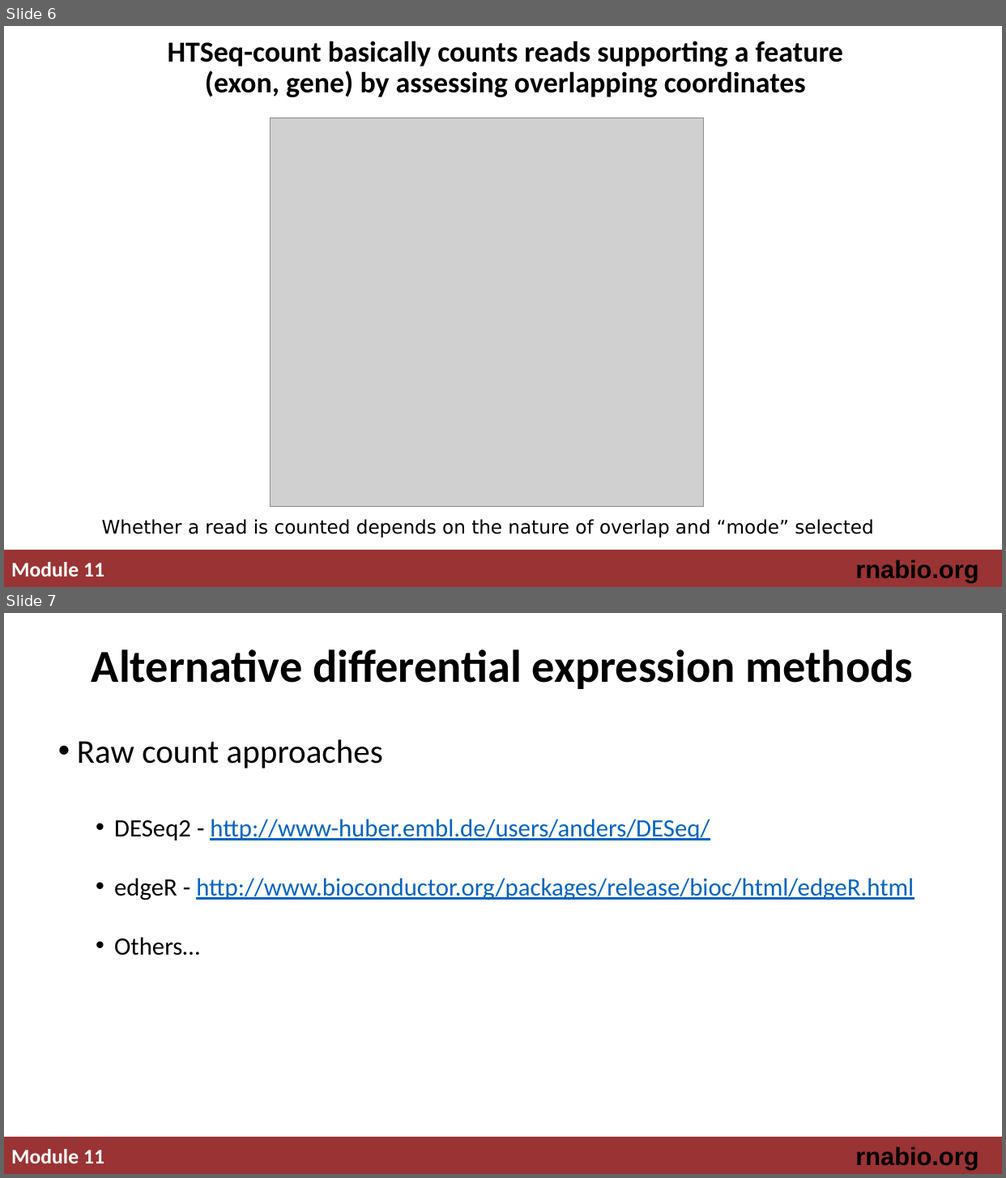
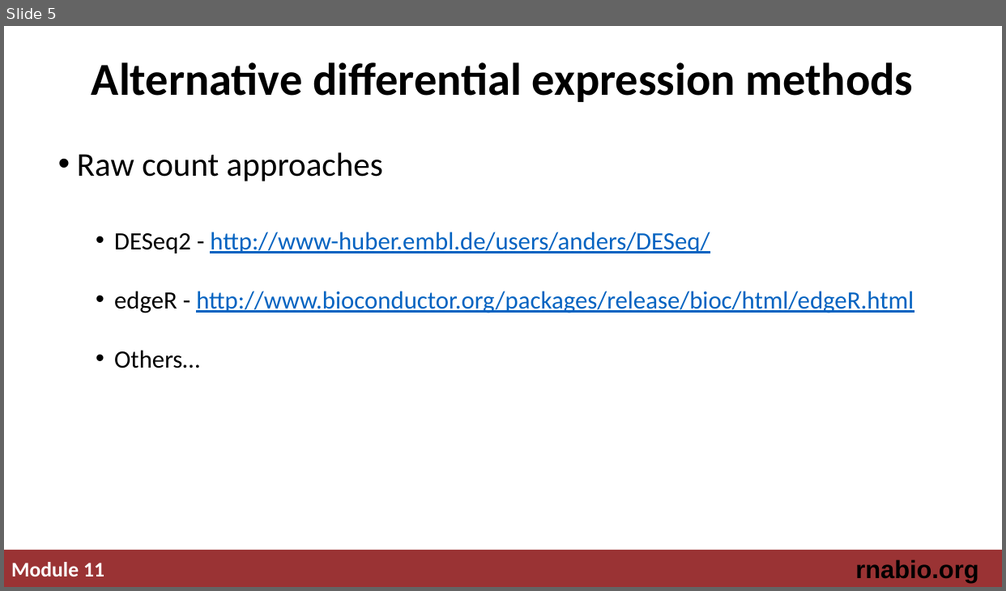
Before and after one commit to griffithlab/rnabio.org, a slide deck: assets/lectures/cbw-cshl/2019/mini/RNASeq_MiniLecture_11_01_DifferentialExpression.pptx. Shown one above the other, each under a label of ours: slides 6 and 7 before the commit, slide 5 after it. The pictures are 1006x1178 and 1006x591 pixels, drawn with LibreOffice and Linux fonts; fonts in the diff are those of the drawing; grey boxes stand for pictures. Boxes give left, top, right and bottom in pixels: in the first picture for what was removed or moved away, otherwise in the second. Text is boxed around its words. In the diff, an @@ line names an element or a change of style, - is before the commit and + after.

Commit message:
htseq removal

```diff
--- a/assets/lectures/cbw-cshl/2019/mini/RNASeq_MiniLecture_11_01_DifferentialExpression.pptx
+++ b/assets/lectures/cbw-cshl/2019/mini/RNASeq_MiniLecture_11_01_DifferentialExpression.pptx
@@ slide 6 removed at (x1=4, y1=26, x2=1002, y2=587), background #FFFFFF; not listed: 3 template elements that a slide beside it also shows @@
@@ title removed at (x1=168, y1=41, x2=843, y2=97) @@
-HTSeq-count basically counts reads supporting a feature (exon, gene) by assessing overlapping coordinates
@@ picture removed at (x1=270, y1=118, x2=704, y2=507) @@
@@ text removed at (x1=102, y1=519, x2=873, y2=538) @@
-Whether a read is counted depends on the nature of overlap and “mode” selected
@@ what was slide 7 is now slide 5 @@
```
Also in this commit, not shown: 1 other slide removed.
